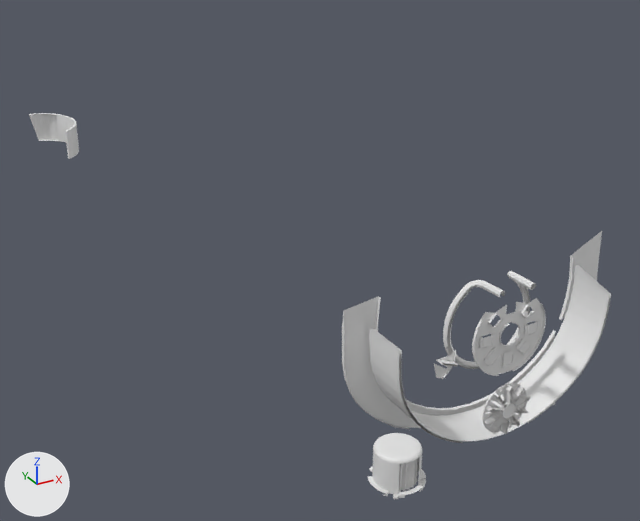
An edit to the OBJ model DarkChaos-Dev/gameitems/Primitive.LM_L_LSwC2_Parts.obj, drawn before and after from the same camera.
Before and after are seen from a 50 mm camera at (-561.0, -709.0, -400.0) aimed at (-177.0, -10.0, -750.0). The lights are fixed; the arrows at lower left show +X, +Y and +Z. Where no turn or scale is listed for an object, it has been applied to the vertices. Vertices at the same position are counted once.

In view in the first picture: 'LM_L_LSwC2_Parts'.
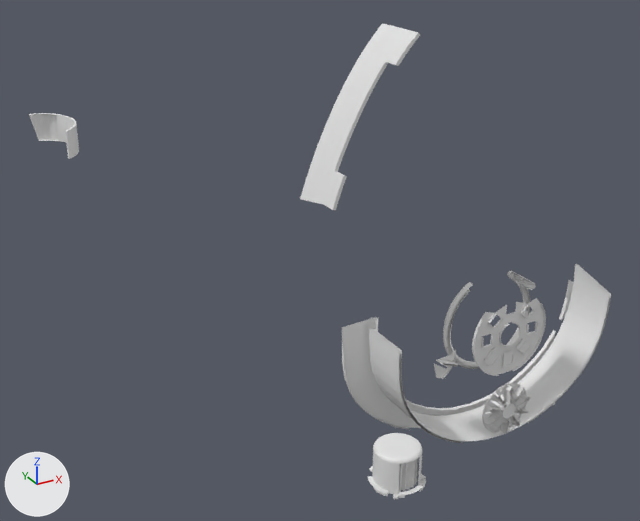
The change, as a list of edits to the scene's bpy script:
```text
Change me_lm_l_lswc2_parts:
    used by ob_lm_l_lswc2_parts; location = (0.0, 0.0, 0.0)
    verts and faces of me_lm_l_lswc2_parts; kept vertices keep their numbers, new ones are numbered from 2770
    before: 70 (113.0, -94.0, -744.0) at pixel (602, 230), 71 (72.0, -94.0, -764.0) at pixel (570, 255), 72 (74.0, -94.0, -792.0) at pixel (568, 279), 73 (72.0, -98.0, -764.0) at pixel (573, 257), 74 (74.0, -98.0, -792.0) at pixel (571, 280)
    before: 75 (116.0, -94.0, -812.0), 229 (73.0, -98.0, -812.0) at pixel (568, 298), 242 (106.0, -94.0, -815.0), 252 (73.0, -94.0, -812.0) at pixel (565, 296)
    before: 214 (-162.0, -94.0, -756.0) at pixel (378, 296), 215 (-164.0, -94.0, -777.0) at pixel (376, 316), 216 (-162.0, -98.0, -756.0) at pixel (380, 297), 236 (-199.0, -94.0, -762.0) at pixel (343, 310), 261 (-164.0, -98.0, -777.0) at pixel (378, 318)
    before: 286 (-201.0, -94.0, -778.0) at pixel (341, 327), 308 (-201.0, -98.0, -778.0) at pixel (344, 329), 411 (-200.0, -98.0, -816.0) at pixel (344, 365)
    remove me_lm_l_lswc2_parts.from_pydata(...)  # 2770 vertices, 4197 faces; spans x -423.0..116.0, y -158.0..60.0, z -1087.0..-586.0
    add me_lm_l_lswc2_parts.from_pydata(...)  # 2744 vertices, 4175 faces; spans x -423.0..106.0, y -158.0..64.0, z -1087.0..-511.0
    me_lm_l_lswc2_parts part 1: a new loose piece of 62 vertices spanning x -245.0..-167.0, y -149.0..-99.0, z -647.0..-511.0
    me_lm_l_lswc2_parts part 2: the loose piece of 8 vertices spanning x -84.0..-67.0, y -149.0..-148.0, z -805.0..-794.0 is deleted
    me_lm_l_lswc2_parts part 3: the loose piece of 8 vertices spanning x -30.0..-13.0, y -149.0..-148.0, z -805.0..-794.0 is deleted
    me_lm_l_lswc2_parts part 4
    add delete_vertices([70, 71, 73, 74, 75])  # with the faces that use them
    add delete_faces([(72, 252, 229)])
    me_lm_l_lswc2_parts part 5
    63 vertices are removed from x -94.0..-27.0, y -152.0..-113.0, z -773.0..-748.0
    116 faces are deleted
    1 vertex moves within x -74.0, y -117.0, z -761.0
    2 vertices are added at (-93.0, -113.0, -772.0), (-95.0, -113.0, -775.0)
    9 new faces join them
    me_lm_l_lswc2_parts part 6
    add delete_vertices([214, 216, 236, 308])  # with the faces that use them
    me_lm_l_lswc2_parts part 7
    9 vertices are removed from x -19.0..-12.0, y 11.0..31.0, z -1084.0..-1081.0
    19 faces are deleted
    8 vertices are added at x -85.0..-38.0, y 18.0..64.0, z -1084.0..-1081.0
    19 new faces join them
```

Boxes (x1, y1, x2, y2) around the edits, measured in the pictures (640 x 521 px; the box of a moved part takes in the faces that stretch with it):
'LM_L_LSwC2_Parts', reshaped (23% taller): before (29, 113, 611, 499); after (29, 23, 611, 499)
part 1 of me_lm_l_lswc2_parts, added: after (300, 23, 420, 210)
part 2 of me_lm_l_lswc2_parts, deleted: before (479, 335, 495, 348)
part 3 of me_lm_l_lswc2_parts, deleted: before (524, 321, 540, 335)
part 4 of me_lm_l_lswc2_parts, deleted: before (566, 231, 602, 298)
part 5 of me_lm_l_lswc2_parts, cut back: before (448, 272, 535, 311); after (448, 290, 471, 311)
part 6 of me_lm_l_lswc2_parts, deleted: before (342, 296, 381, 354)
part 7 of me_lm_l_lswc2_parts, moved or reshaped: before (418, 457, 426, 476); after (373, 487, 385, 495)
